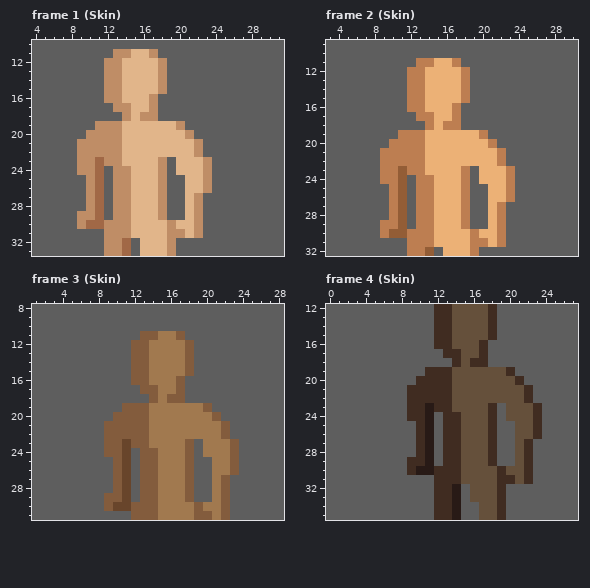
Pixel-art file -- Rogue/Sprites/Human/CharacterHuman.aseprite. Above is the file before it was changed.
32x46 pixels, 12 frames. Colours within 5 levels of each other are drawn and written as one. Shown: frame 1 (Skin): x 4..31, y 10..33; frame 2 (Skin): x 3..30, y 9..32; frame 3 (Skin): x 1..28, y 8..31; frame 4 (Skin): x 0..27, y 12..35. The commit also changed other frames or places, which this record leaves out.
After:
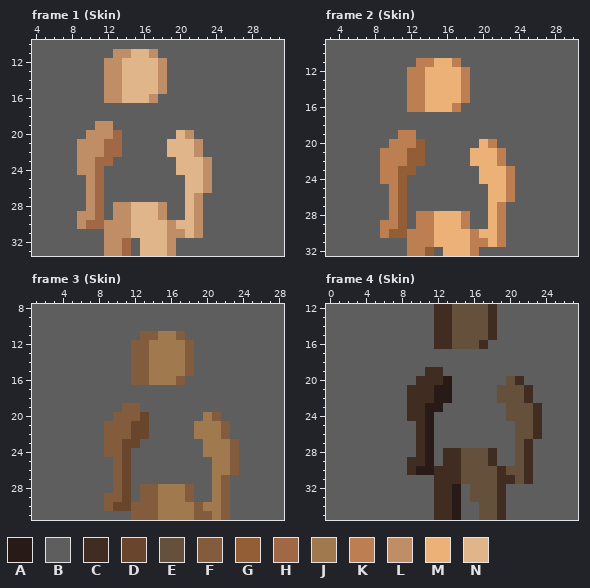
Palette (. is transparent): A #281a16  B #5e5e5e  C #402c21  D #68452b  E #65503b  F #835c3d  G #935d36  H #a16846  J #a1794f  K #bd7e51  L #bf8d66  M #ecb176  N #e1b58a
Diff:
layer "Naked Torso & Neck" now hidden
Frame 1 (Skin):
y 17: x 13..17 LLNNL -> BBBBB
y 18: x 14..17 LNLL -> BBBB
y 19: x 13..20 LNNNNNNL -> BBBBBBBB
y 20: x 13..19 LNNNNNN -> HBBBBBB
y 21..22: x 12..18 LLNNNNN -> HHBBBBB
y 23: x 12..18 LLNNNNL -> HBBBBBB
y 24..27: x 13..18 LLNNNL -> BBBBBB
Frame 2 (Skin):
y 17: x 13..17 KKMMK -> BBBBB
y 18: x 14..17 KMKK -> BBBB
y 19: x 13..20 KMMMMMMK -> BBBBBBBB
y 20: x 13..19 KMMMMMM -> GBBBBBB
y 21..22: x 12..18 KKMMMMM -> GGBBBBB
y 23: x 12..18 KKMMMMK -> GBBBBBB
y 24..27: x 13..18 KKMMMK -> BBBBBB
Frame 3 (Skin):
y 17: x 13..17 FFJJF -> BBBBB
y 18: x 14..17 FJFF -> BBBB
y 19: x 13..20 FJJJJJJF -> BBBBBBBB
y 20: x 13..19 FJJJJJJ -> DBBBBBB
y 21..22: x 12..18 FFJJJJJ -> DDBBBBB
y 23: x 12..18 FFJJJJF -> DBBBBBB
y 24..27: x 13..18 FFJJJF -> BBBBBB
Frame 4 (Skin):
y 17: x 13..17 CCEEC -> BBBBB
y 18: x 14..17 CECC -> BBBB
y 19: x 13..20 CEEEEEEC -> BBBBBBBB
y 20: x 13..19 CEEEEEE -> ABBBBBB
y 21..22: x 12..18 CCEEEEE -> AABBBBB
y 23: x 12..18 CCEEEEC -> ABBBBBB
y 24..27: x 13..18 CCEEEC -> BBBBBB
Where, in picture pixels (left, top, right, bottom), the same in both pictures:
changed: (104, 103, 185, 202)
changed: (407, 112, 488, 211)
changed: (131, 385, 212, 484)
changed: (434, 349, 515, 448)
